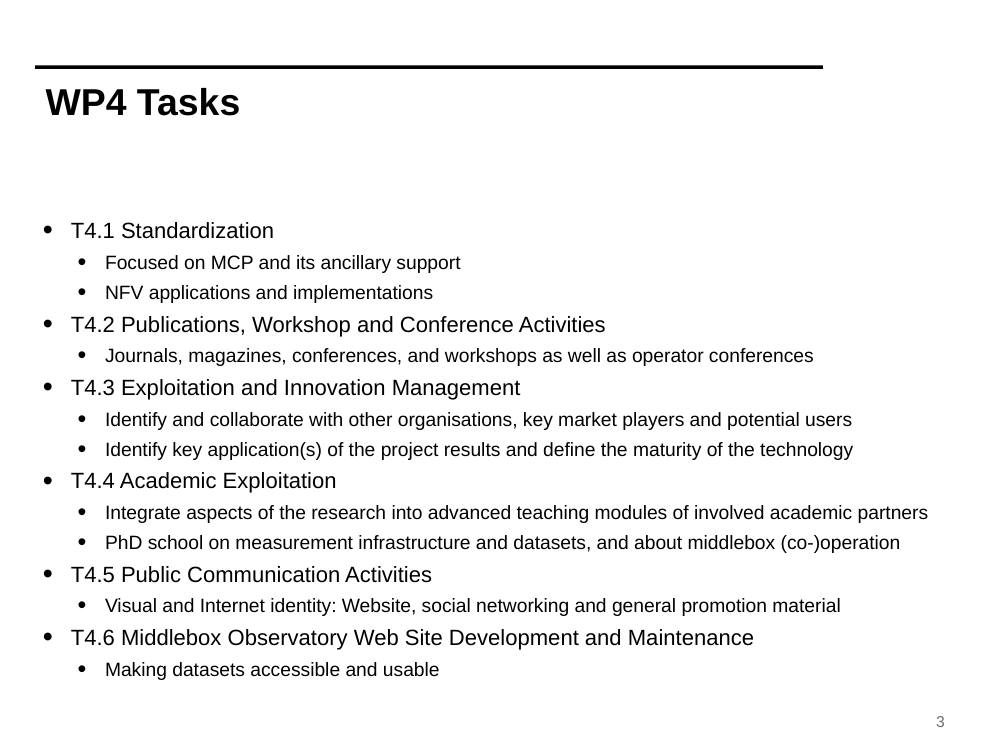
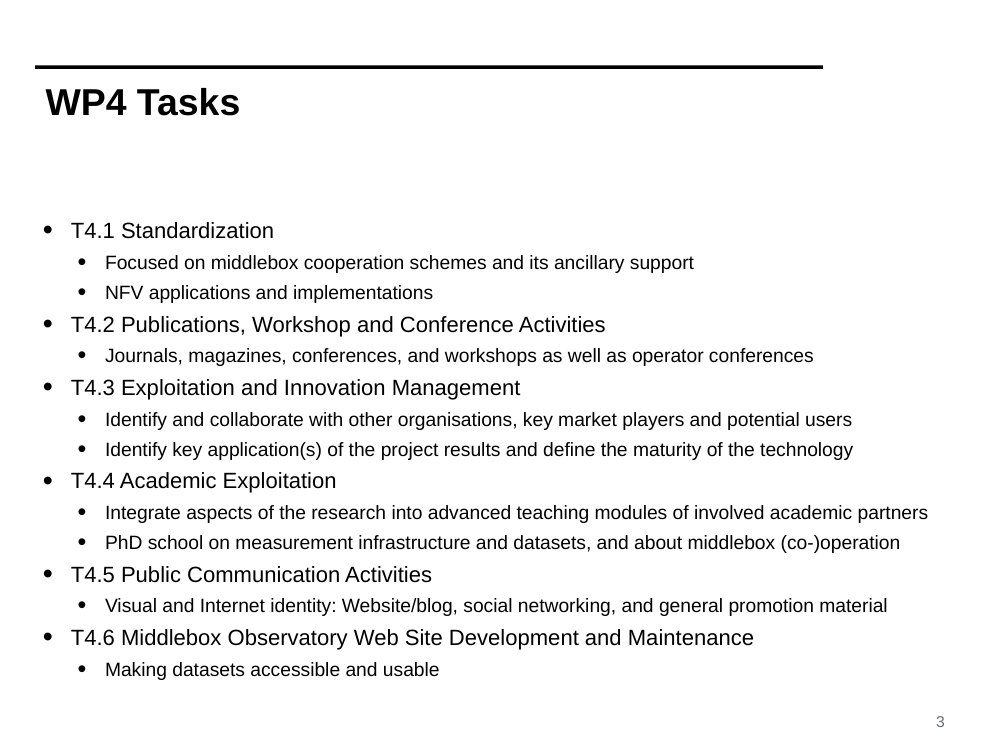
Before and after one commit to mami-project/roadshows, a slide deck: slide 3 of review3-brussels/WP4-ReviewFinal.pptx. Drawn at 1008x756 pixels with LibreOffice and Linux fonts; fonts in the diff are those of the drawing; background and template pictures are left out. Boxes give left, top, right and bottom in pixels: in the first picture for what was removed or moved away, otherwise in the second. Text is boxed around its words. In the diff, an @@ line names an element or a change of style, - is before the commit and + after.

Commit message:
wording edits by Mirja

```diff
--- a/review3-brussels/WP4-ReviewFinal.pptx
+++ b/review3-brussels/WP4-ReviewFinal.pptx
@@ text at [105, 255, 694, 273]: text changed @@
-  • Focused on MCP and its ancillary support
+  • Focused on middlebox cooperation schemes and its ancillary support
@@ text at [105, 598, 887, 616]: text changed @@
-  • Visual and Internet identity: Website, social networking and general promotion material
+  • Visual and Internet identity: Website/blog, social networking, and general promotion material
```
Also in this commit, not shown: 9 other slides changed.
